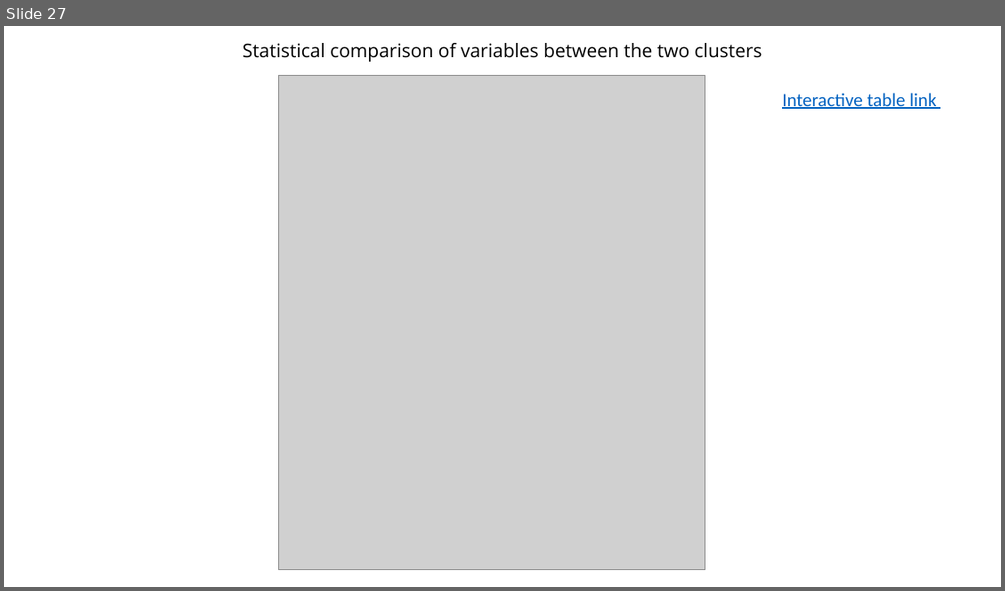
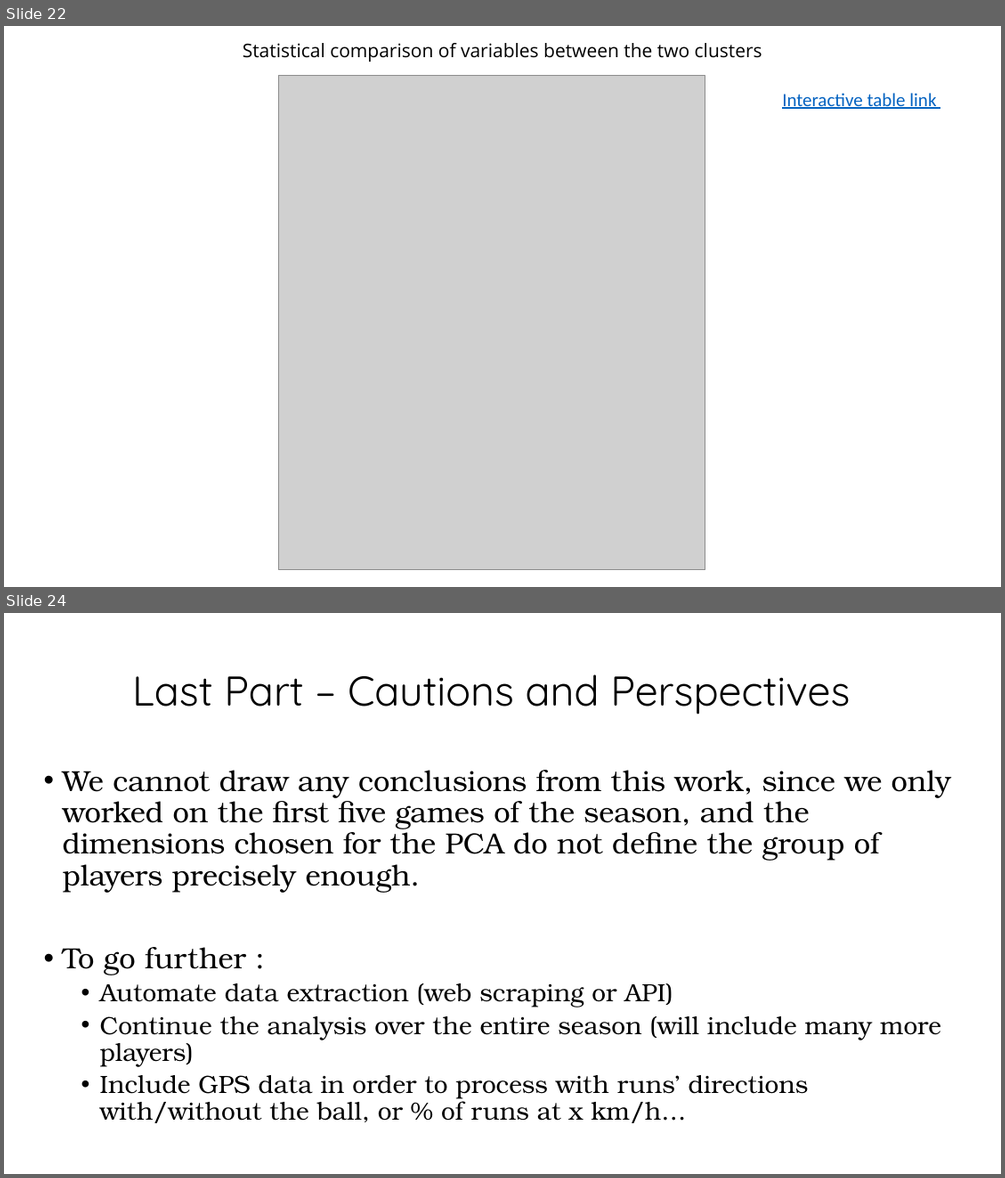
Before and after one commit to YouennMARTIN/Premier-League-Center-Midfielder-Offensive-Activity-Analyses-, a slide deck: Main outcomes.pptx. Shown one above the other, each under a label of ours: slide 27 before the commit, slides 22 and 24 after it; the slides between them are not shown. The pictures are 1005x591 and 1005x1178 pixels, drawn with LibreOffice and Linux fonts; fonts in the diff are those of the drawing; grey boxes stand for pictures. Boxes give left, top, right and bottom in pixels: in the first picture for what was removed or moved away, otherwise in the second. Text is boxed around its words. In the diff, an @@ line names an element or a change of style, - is before the commit and + after.

```diff
--- a/Main outcomes.pptx
+++ b/Main outcomes.pptx
@@ slide 24 added at <box>4,613,1001,1174</box>, background #FFFFFF @@
@@ title added at <box>132,674,850,714</box>, 40 pt, text #000000 @@
+Last Part – Cautions and Perspectives
@@ text added at <box>63,770,951,1123</box>, 24 pt, text #000000 @@
+• We cannot draw any conclusions from this work, since we only worked on the first five games of the season, and the dimensions chosen for the PCA do not define the group of players precisely enough.
+• To go further :
+  • Automate data extraction (web scraping or API)
+  • Continue the analysis over the entire season (will include many more players)
+  • Include GPS data in order to process with runs’ directions with/without the ball, or % of runs at x km/h…
@@ what was slide 27 is now slide 22 @@
```
Also in this commit, not shown: 7 slides changed, 7 other slides added, 11 slides removed.
